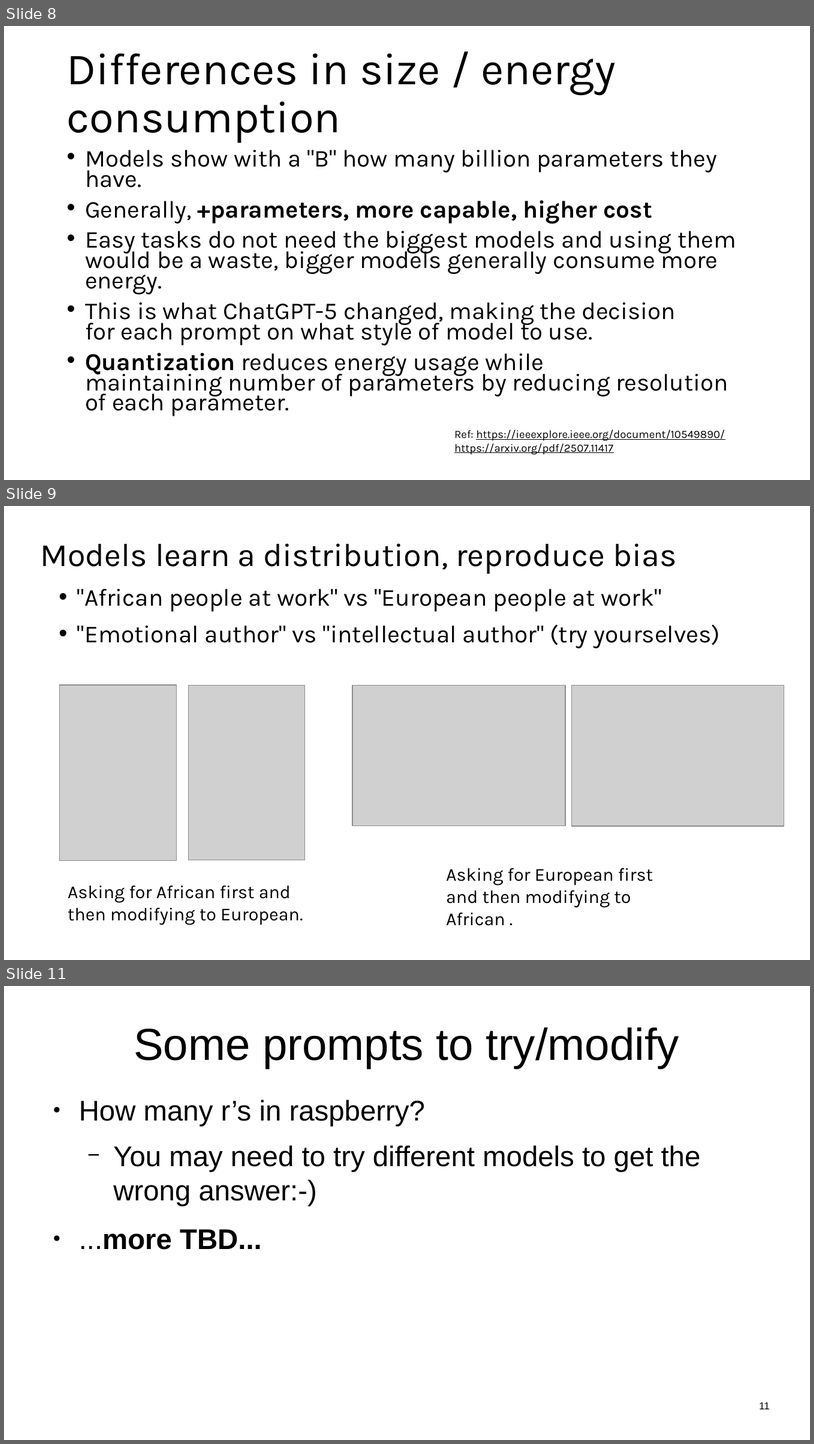
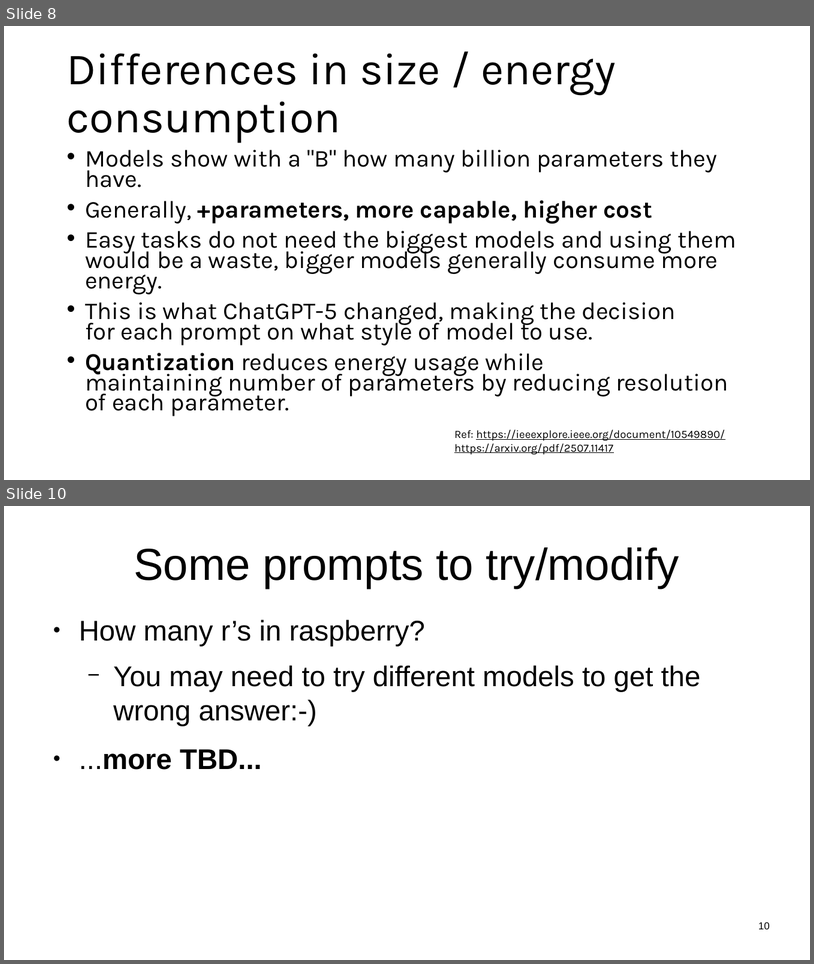
Before and after one commit to sftcd/witidtm, a slide deck: lectures/2026-2027/labs.odp. Shown one above the other, each under a label of ours: slides 8, 9 and 11 before the commit, slides 8 and 10 after it; the slides between them are not shown. The pictures are 814x1444 and 814x964 pixels, drawn with LibreOffice and Linux fonts; fonts in the diff are those of the drawing; grey boxes stand for pictures. Boxes give left, top, right and bottom in pixels: in the first picture for what was removed or moved away, otherwise in the second. Text is boxed around its words. In the diff, an @@ line names an element or a change of style, - is before the commit and + after.

```diff
--- a/lectures/2026-2027/labs.odp
+++ b/lectures/2026-2027/labs.odp
@@ slide 9 removed at (x1=4, y1=506, x2=810, y2=960), background #FFFFFF @@
@@ title removed at (x1=40, y1=543, x2=677, y2=574) @@
-Models learn a distribution, reproduce bias
@@ text removed at (x1=77, y1=589, x2=720, y2=648) @@
-• "African people at work" vs "European people at work"
-• "Emotional author" vs "intellectual author" (try yourselves)
@@ picture removed at (x1=60, y1=685, x2=177, y2=861) @@
@@ picture removed at (x1=188, y1=685, x2=305, y2=860) @@
@@ picture removed at (x1=353, y1=685, x2=566, y2=826) @@
@@ picture removed at (x1=573, y1=685, x2=785, y2=826) @@
@@ text removed at (x1=446, y1=868, x2=653, y2=925) @@
-Asking for European first and then modifying to African .
@@ text removed at (x1=68, y1=885, x2=303, y2=925) @@
-Asking for African first and then modifying to European.
@@ what was slide 11 is now slide 10 @@
@@ page number at (x1=759, y1=922, x2=770, y2=929): text changed @@
-11
+10
```
Also in this commit, not shown: 12 slides changed, 1 slide added, 1 other slide removed, 7 other files.
